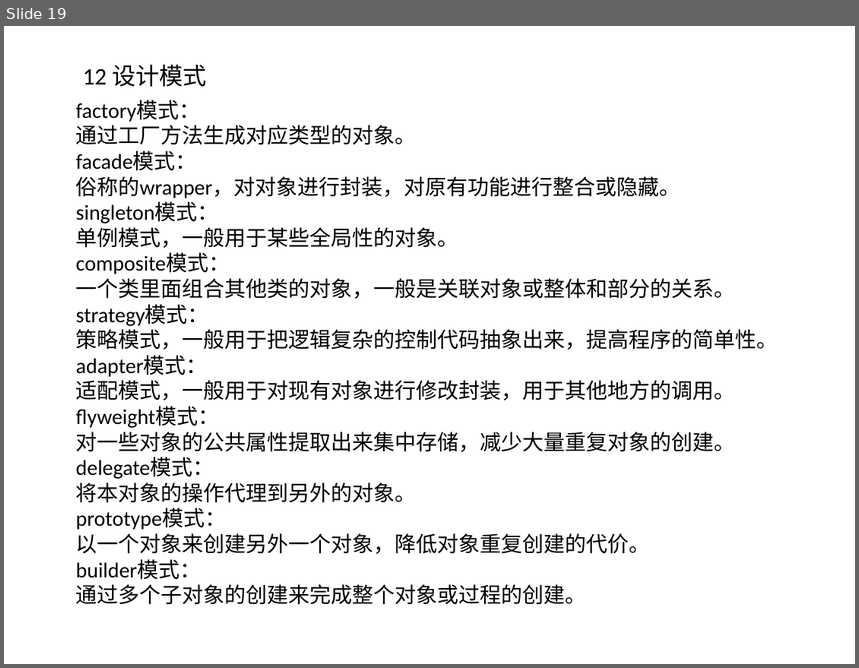
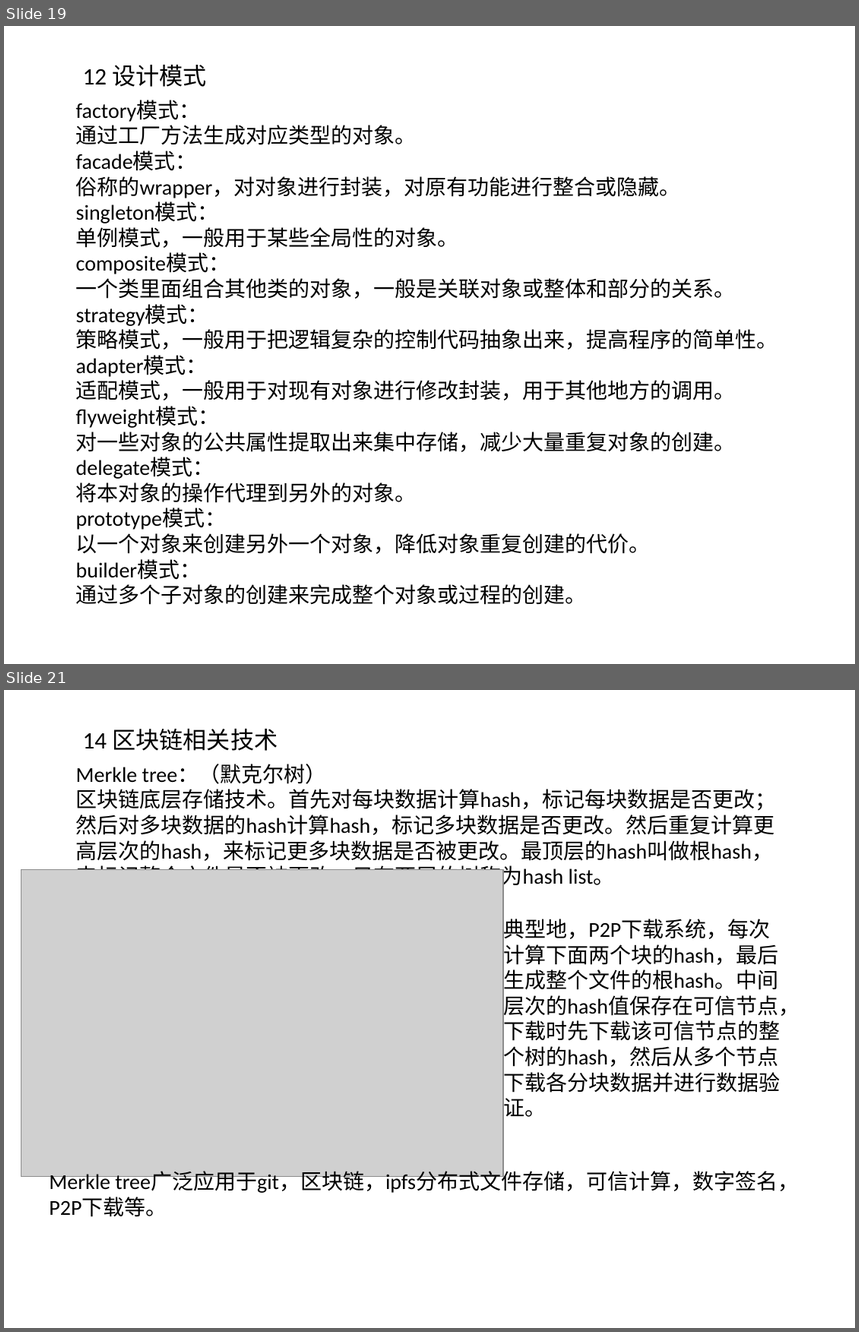
Before and after one commit to willkk/go, a slide deck: algos_summary.pptx. Shown one above the other, each under a label of ours: slide 19 before the commit, slides 19 and 21 after it; the slides between them are not shown. The pictures are 859x668 and 859x1332 pixels, drawn with LibreOffice and Linux fonts; fonts in the diff are those of the drawing; grey boxes stand for pictures. Boxes give left, top, right and bottom in pixels: in the first picture for what was removed or moved away, otherwise in the second. Text is boxed around its words. In the diff, an @@ line names an element or a change of style, - is before the commit and + after.

```diff
--- a/algos_summary.pptx
+++ b/algos_summary.pptx
@@ slide 21 added at (4, 690, 855, 1328), background #FFFFFF @@
@@ text added at (83, 729, 278, 751), 20 pt, text #000000 @@
+14 区块链相关技术
@@ text added at (76, 764, 777, 890), 18 pt, text #000000 @@
+Merkle tree：（默克尔树）
+区块链底层存储技术。首先对每块数据计算hash，标记每块数据是否更改；然后对多块数据的hash计算hash，标记多块数据是否更改。然后重复计算更高层次的hash，来标记更多块数据是否被更改。最顶层的hash叫做根hash，来标记整个文件是否被更改。只有两层的树称为hash list。
@@ picture added at (21, 869, 503, 1177) @@
@@ text added at (503, 916, 800, 1122), 18 pt, text #000000 @@
+典型地，P2P下载系统，每次计算下面两个块的hash，最后生成整个文件的根hash。中间层次的hash值保存在可信节点，下载时先下载该可信节点的整个树的hash，然后从多个节点下载各分块数据并进行数据验证。
@@ text added at (49, 1172, 799, 1217), 18 pt, text #000000 @@
+Merkle tree广泛应用于git，区块链，ipfs分布式文件存储，可信计算，数字签名，P2P下载等。
```
Also in this commit, not shown: 1 slide changed, 4 other slides added, 1 other file.
